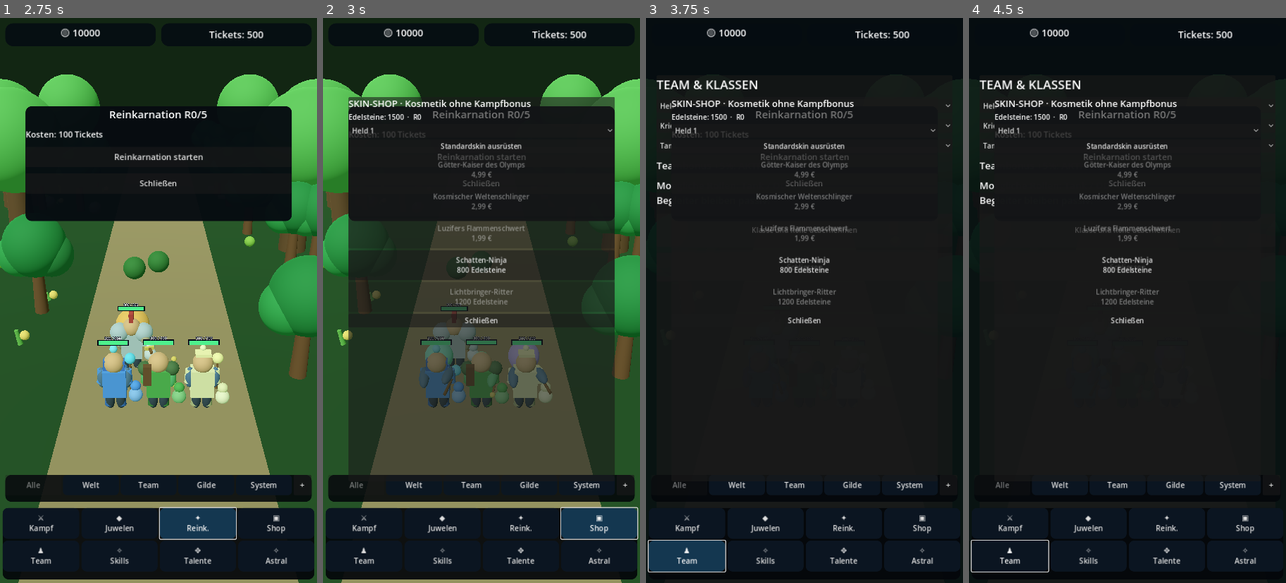
Above: before the commit, frames 1-4 (left to right).
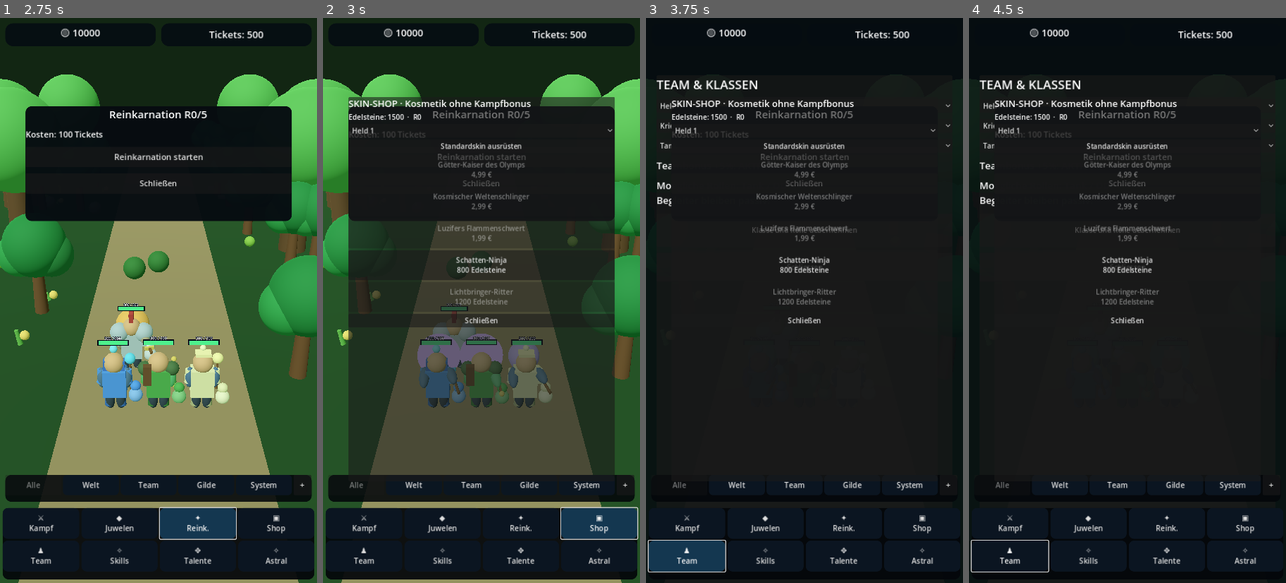
Above: after the commit, the same moments.

Repository: xynewageyx/TitanLegend
Game: Godot game, scene res://scenes/main.tscn
The game is run twice, just before and just after one commit, with the same random seed, the same clock (stepped at 60 frames per second) and the same inputs.
Inputs:
- Up to frame 1 (2.75 s): click "⚔ Kampf" at 0.5 s; click "◆ Juwelen" at 1.25 s; click "✦ Reink." at 2 s
- Up to frame 2 (3 s): click "▣ Shop" at 2.75 s
- Up to frame 3 (3.75 s): click "♟ Team" at 3.5 s
- Up to frame 4 (4.5 s): click "Held 1" at 4.25 s

Frame 1 is identical in both runs. In frame 2, 0.9% of the frame differs, in the area x 29-58%, y 55-68%; in frame 3, less than 0.1%; in frame 4, less than 0.1%.

Commit message:
Trigger distinct visual animation whenever a charged skill casts

Diff:
--- a/scripts/battle_manager.gd
+++ b/scripts/battle_manager.gd
@@ -299,6 +299,10 @@
  _execute_equipped_skill(slot, role, choice)
 
 func _execute_equipped_skill(slot: int, role: int, choice: int) -> void:
+ if team_formation != null and slot < team_formation.heroes.size():
+  var motion: Node = team_formation.heroes[slot].get_node_or_null("HeroCombatMotion")
+  if motion != null and motion.has_method("play_skill_cast"):
+   motion.call("play_skill_cast", role, choice)
  if role == 0 and choice == 8:
   tank_taunt_until[slot] = skill_tick + 3
   last_ability = "Spott"
